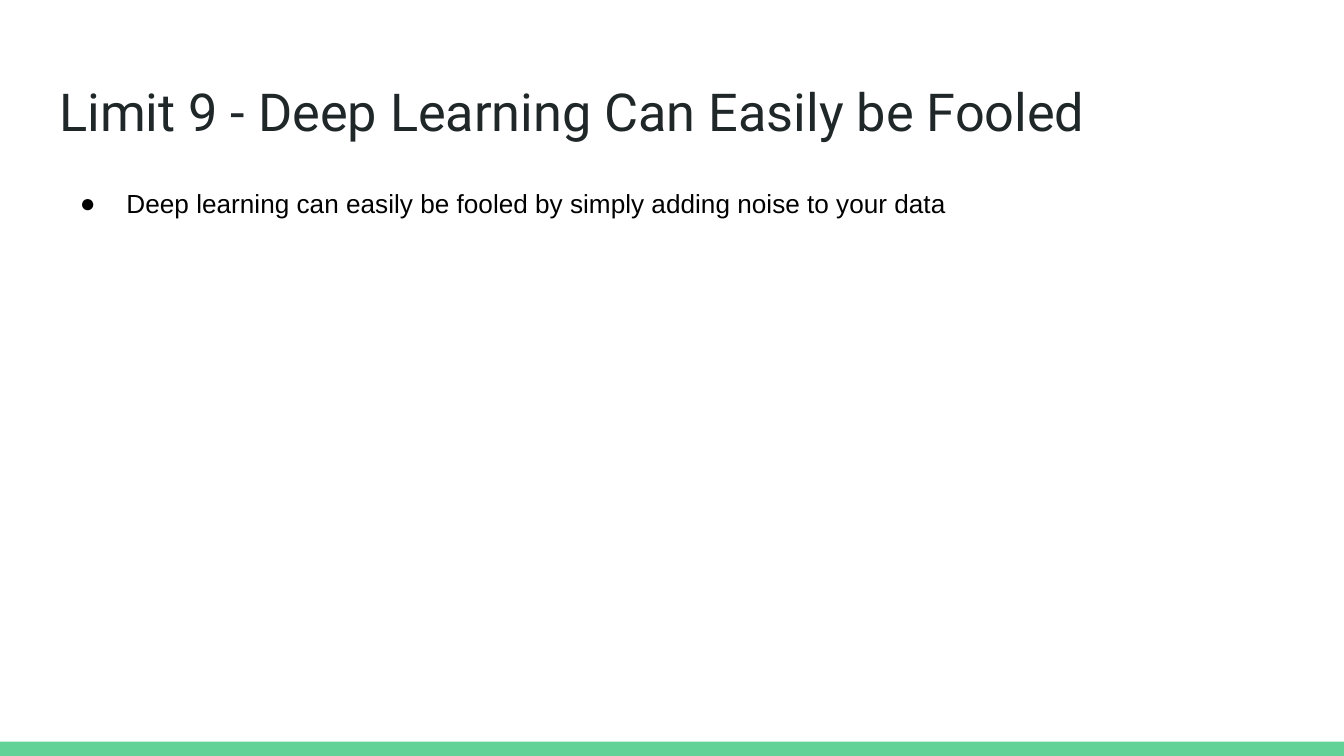
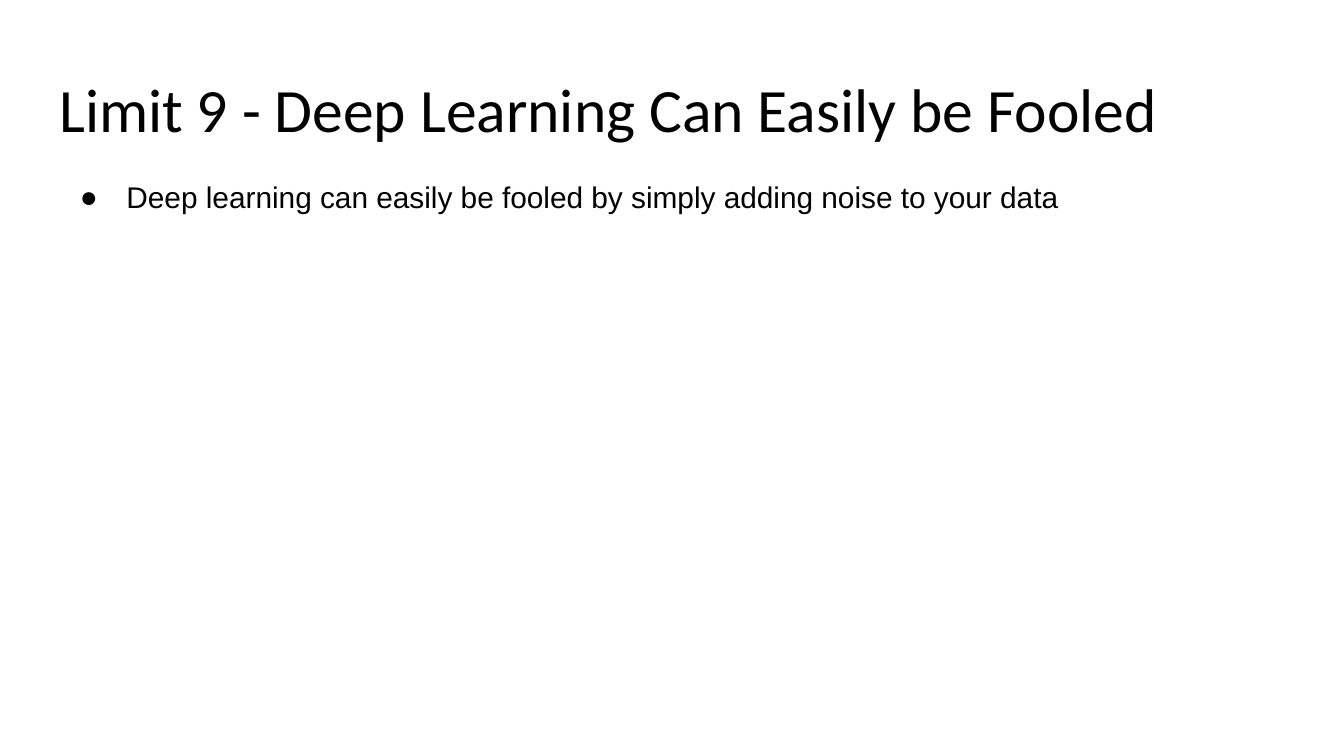
Before and after one commit to AmulyaYadav/EmergingTrendsML, a slide deck: slide 15 of pdf/Week_5/takahashiandrew_6724491_103581906_IST_402_Week_5_Notes.pptx. Drawn at 1344x756 pixels with LibreOffice and Linux fonts; fonts in the diff are those of the drawing. Boxes give left, top, right and bottom in pixels: in the first picture for what was removed or moved away, otherwise in the second. Text is boxed around its words. In the diff, an @@ line names an element or a change of style, - is before the commit and + after.

Commit message:
Change to unified ppt theme.

```diff
--- a/pdf/Week_5/takahashiandrew_6724491_103581906_IST_402_Week_5_Notes.pptx
+++ b/pdf/Week_5/takahashiandrew_6724491_103581906_IST_402_Week_5_Notes.pptx
@@ title "Limit 9 - Deep Learning ..." at box(59, 89, 1156, 143): size 28 to 33 pt, font Roboto to Calibri, text colour #202729 to #000000; line spacing 1 to 0.9 @@
@@ text "Deep learning can easily be ..." at box(126, 186, 1058, 214): size 14 to 16 pt; line spacing 1.15 to 0.9 @@
@@ rectangle removed at box(0, 742, 1344, 756) @@
```
Also in this commit, not shown: 14 other slides changed, 6 other files.
